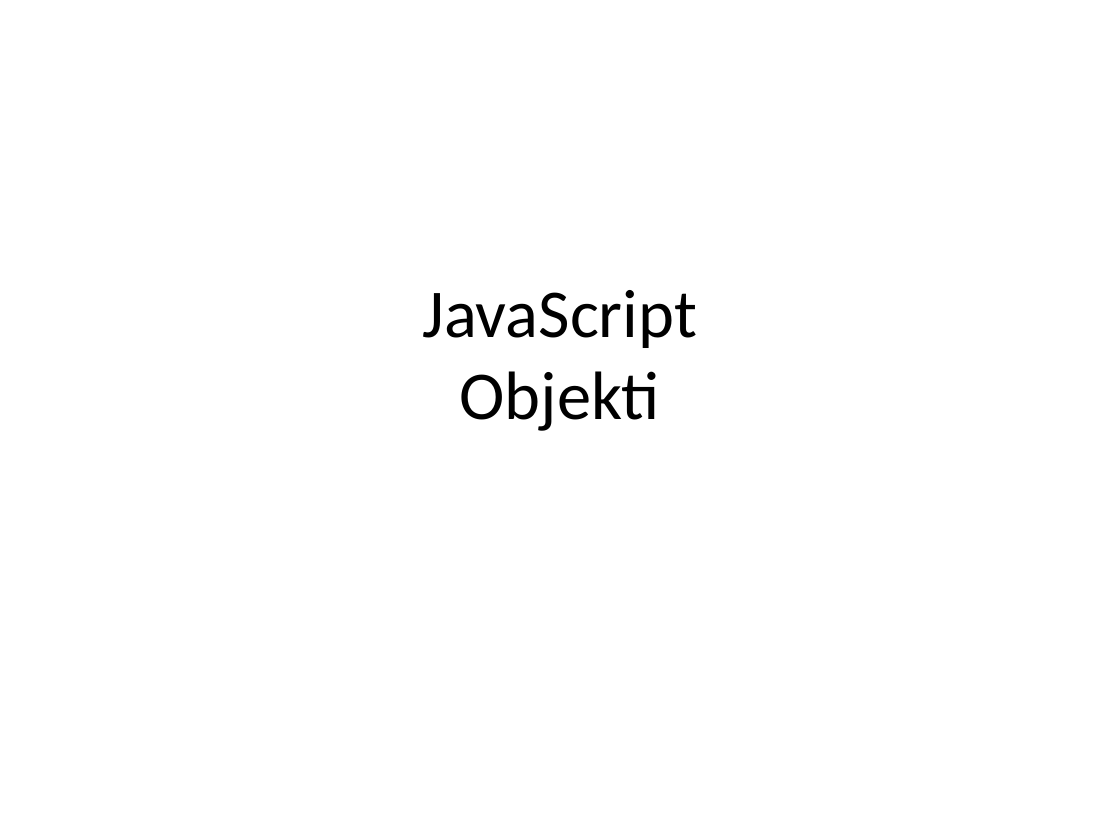
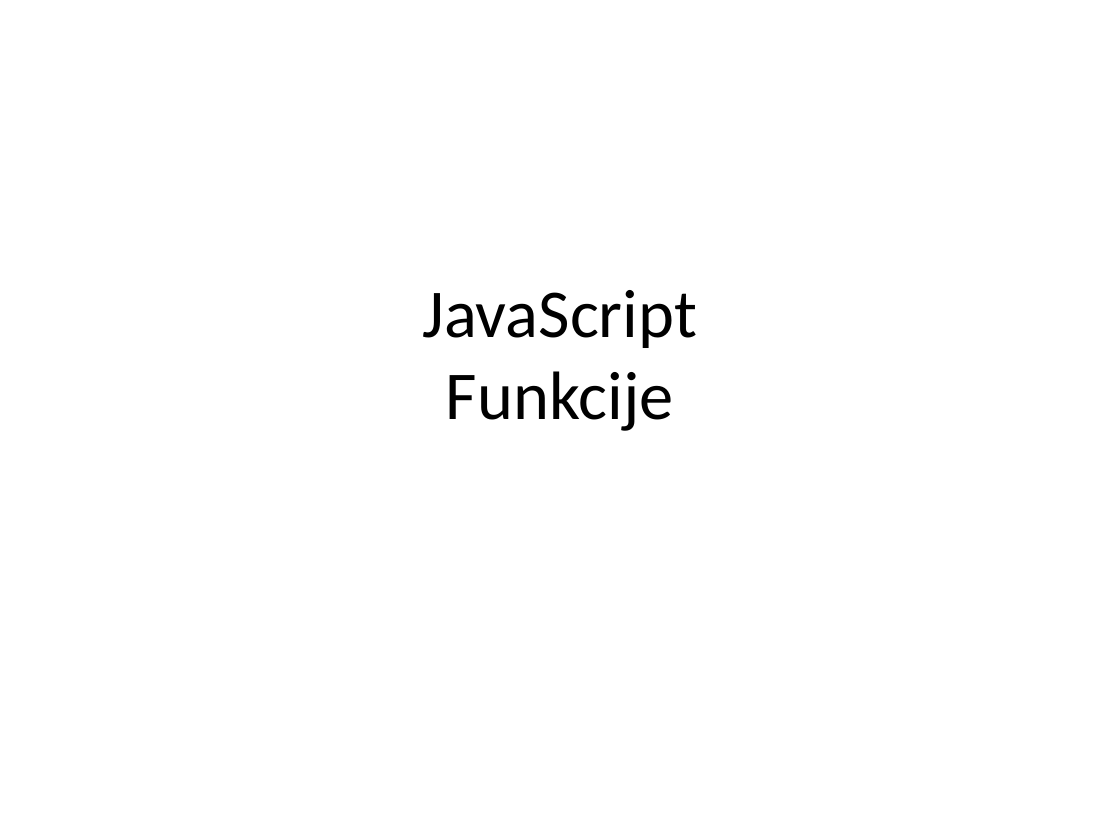
Before and after one commit to XWS2016/JavaScript, a slide deck: slide 1 of 02_Funkcije/JavaScript_02_Funkcije.pptx. Drawn at 1120x840 pixels with LibreOffice and Linux fonts; fonts in the diff are those of the drawing. Boxes give left, top, right and bottom in pixels: in the first picture for what was removed or moved away, otherwise in the second. Text is boxed around its words. In the diff, an @@ line names an element or a change of style, - is before the commit and + after.

Commit message:
predavanja JavaScript_02_funkcije

```diff
--- a/02_Funkcije/JavaScript_02_Funkcije.pptx
+++ b/02_Funkcije/JavaScript_02_Funkcije.pptx
@@ title at (423,290,697,431): text changed @@
-JavaScript
-Objekti
+JavaScript
+Funkcije
```
